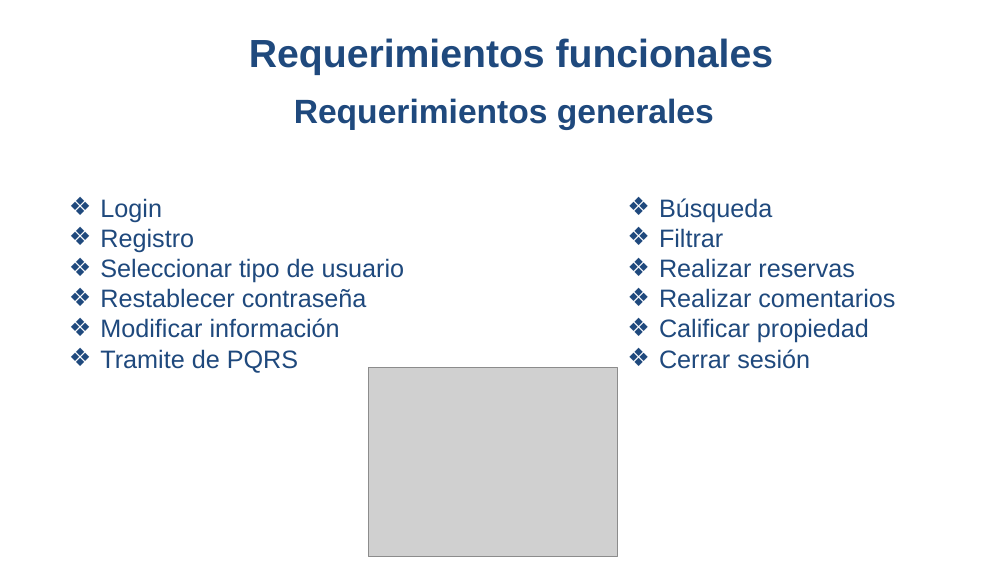
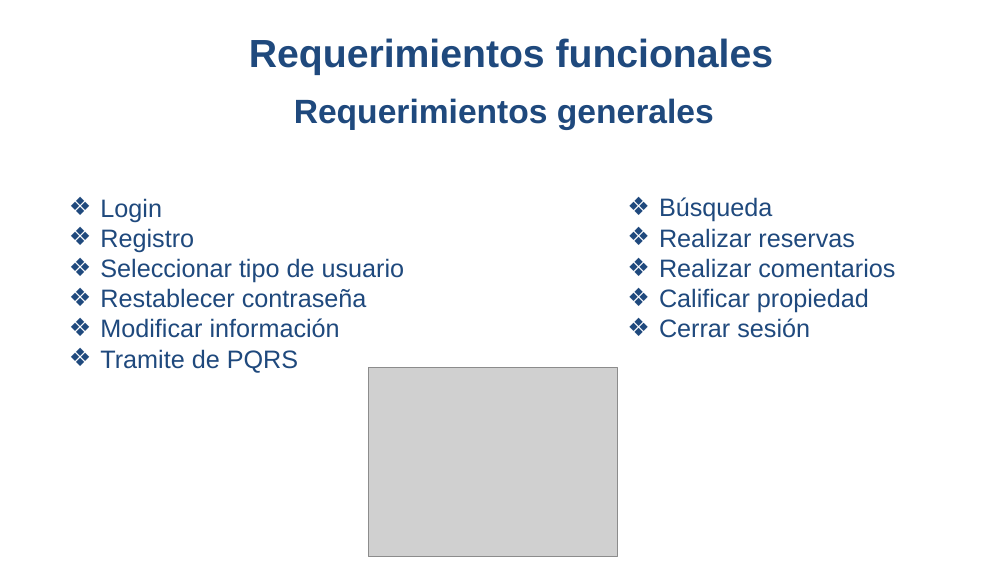
Before and after one commit to LauraV8/ProyectoSena1Tri, a slide deck: slide 25 of Presentación Proyecto.pptx. Drawn at 1008x567 pixels with LibreOffice and Linux fonts; fonts in the diff are those of the drawing; grey boxes stand for pictures; background and template pictures are left out. Boxes give left, top, right and bottom in pixels: in the first picture for what was removed or moved away, otherwise in the second. Text is boxed around its words. In the diff, an @@ line names an element or a change of style, - is before the commit and + after.

```diff
--- a/Presentación Proyecto.pptx
+++ b/Presentación Proyecto.pptx
@@ text at bbox=[659, 228, 723, 248]: paragraph removed @@
-❖ Filtrar
```
Also in this commit, not shown: 3 other slides changed, 1 other file.
